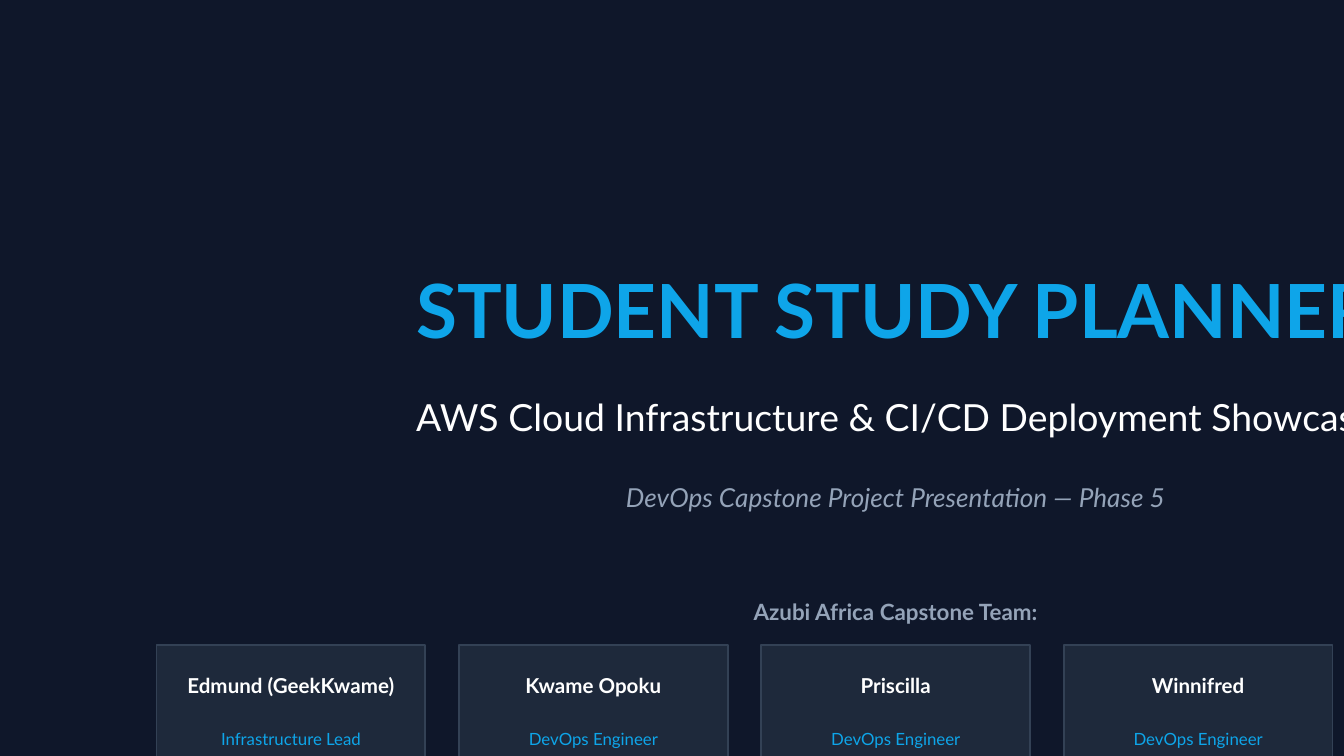
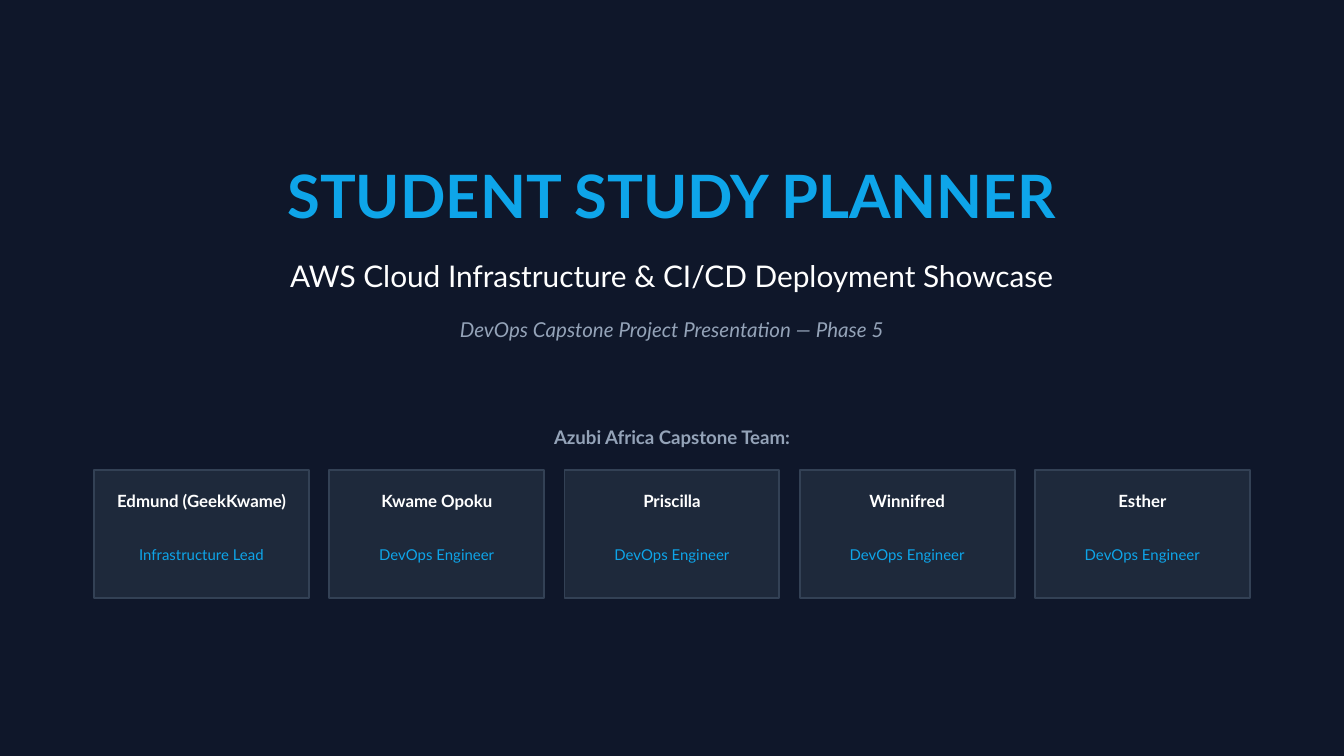
Before and after one commit to GeekKwame/aws-capstone-project, a slide deck: slide 1 of docs/phase5/presentation.pptx. Drawn at 1344x756 pixels with LibreOffice and Linux fonts; fonts in the diff are those of the drawing. Boxes give left, top, right and bottom in pixels: in the first picture for what was removed or moved away, otherwise in the second. Text is boxed around its words. In the diff, an @@ line names an element or a change of style, - is before the commit and + after.

Commit message:
docs: adjust presentation coordinate margins to fix layout cutoff

```diff
--- a/docs/phase5/presentation.pptx
+++ b/docs/phase5/presentation.pptx
@@ text "STUDENT STUDY PLANNER": place and size @@
-text "STUDENT STUDY PLANNER" at (416, 283, 1344, 339)
+text "STUDENT STUDY PLANNER" at (287, 174, 1055, 219)
@@ text "STUDENT STUDY PLANNER" at (287, 174, 1055, 219): size 40 to 32 pt @@
@@ text "AWS Cloud Infrastructure & CI/CD ...": place and size @@
-text "AWS Cloud Infrastructure & CI/CD ..." at (416, 403, 1202, 438)
+text "AWS Cloud Infrastructure & CI/CD ..." at (290, 265, 1053, 292)
@@ text "AWS Cloud Infrastructure & CI/CD ..." at (290, 265, 1053, 292): size 20 to 16 pt @@
@@ text "DevOps Capstone Project Presentation — ...": place and size @@
-text "DevOps Capstone Project Presentation — ..." at (626, 488, 1165, 512)
+text "DevOps Capstone Project Presentation — ..." at (460, 322, 884, 341)
@@ text "DevOps Capstone Project Presentation — ..." at (460, 322, 884, 341): size 14 to 11 pt @@
@@ text "Azubi Africa Capstone Team:": place and size @@
-text "Azubi Africa Capstone Team:" at (754, 603, 1038, 624)
+text "Azubi Africa Capstone Team:" at (554, 430, 790, 447)
@@ text "Azubi Africa Capstone Team:" at (554, 430, 790, 447): size 12 to 10 pt @@
@@ text "Edmund (GeekKwame)": place and size @@
-text "Edmund (GeekKwame)" at (187, 677, 395, 696)
+text "Edmund (GeekKwame)" at (117, 494, 286, 510)
@@ rectangle: place and size @@
-rectangle at (157, 645, 426, 756)
+rectangle at (94, 470, 309, 598)
@@ text "Kwame Opoku": place and size @@
-text "Kwame Opoku" at (525, 677, 662, 697)
+text "Kwame Opoku" at (381, 494, 492, 510)
@@ rectangle: place and size @@
-rectangle at (460, 645, 728, 756)
+rectangle at (329, 470, 544, 598)
@@ text "Priscilla": place and size @@
-text "Priscilla" at (861, 677, 931, 693)
+text "Priscilla" at (643, 494, 700, 507)
@@ rectangle: place and size @@
-rectangle at (762, 645, 1031, 756)
+rectangle at (564, 470, 780, 598)
@@ size 11 to 9 pt in 4 elements at (117, 494, 286, 510), (381, 494, 492, 510), (643, 494, 700, 507), (869, 494, 945, 507) @@
@@ text "Winnifred": place and size @@
-text "Winnifred" at (1152, 677, 1245, 693)
+text "Winnifred" at (869, 494, 945, 507)
@@ rectangle: place and size @@
-rectangle at (1064, 645, 1333, 756)
+rectangle at (800, 470, 1015, 598)
@@ rectangle added at (1035, 470, 1250, 598), fill #1E293B, outline #334155 1 pt @@
@@ text added at (1118, 494, 1166, 507), 9 pt, text #FFFFFF, bold @@
+Esther
@@ text "Infrastructure Lead": place and size @@
-text "Infrastructure Lead" at (221, 732, 361, 745)
+text "Infrastructure Lead" at (139, 549, 264, 560)
@@ text "DevOps Engineer": place and size @@
-text "DevOps Engineer" at (529, 733, 658, 748)
+text "DevOps Engineer" at (379, 549, 494, 563)
@@ text "DevOps Engineer": place and size @@
-text "DevOps Engineer" at (831, 733, 960, 748)
+text "DevOps Engineer" at (614, 549, 730, 563)
@@ size 9 to 8 pt in 4 elements at (139, 549, 264, 560), (379, 549, 494, 563), (614, 549, 730, 563), (850, 549, 965, 563) @@
@@ text "DevOps Engineer": place and size @@
-text "DevOps Engineer" at (1134, 733, 1263, 748)
+text "DevOps Engineer" at (850, 549, 965, 563)
@@ text added at (1085, 549, 1200, 563), 8 pt, text #0EA5E9 @@
+DevOps Engineer
```
Also in this commit, not shown: 11 other slides changed, 1 slide added, 1 slide removed, 1 other file.
